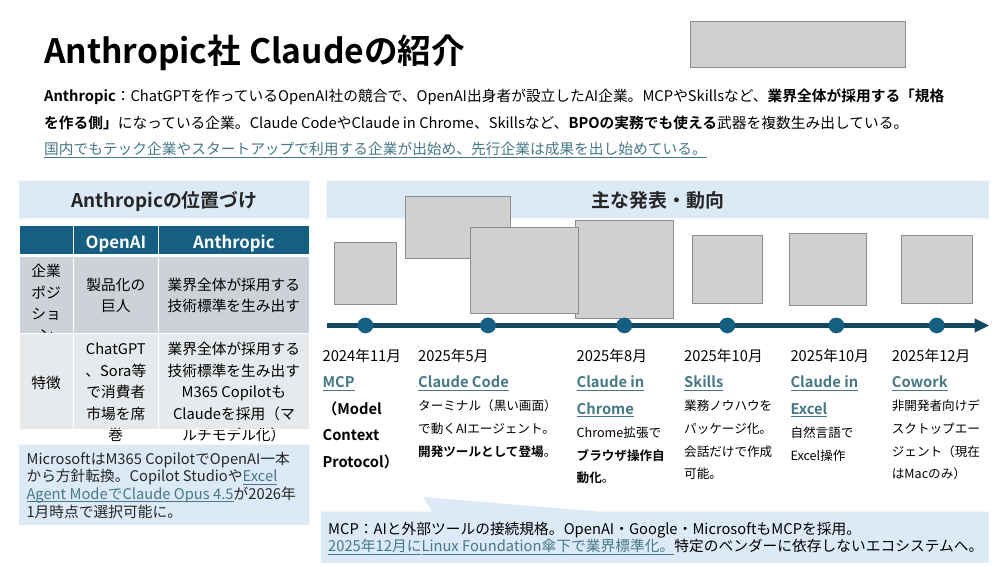
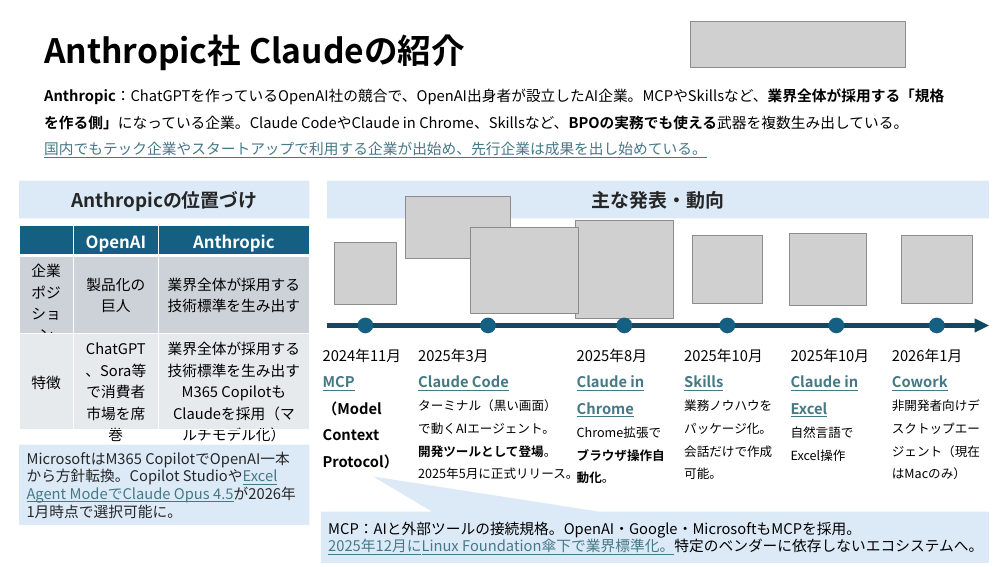
Before and after one commit to haits812/skills, a slide deck: slide 1 of プレゼンテーション1.pptx. Drawn at 1008x567 pixels with LibreOffice and Linux fonts; fonts in the diff are those of the drawing; grey boxes stand for pictures; background and template pictures are left out. Boxes give left, top, right and bottom in pixels: in the first picture for what was removed or moved away, otherwise in the second. Text is boxed around its words. In the diff, an @@ line names an element or a change of style, - is before the commit and + after.

```diff
--- a/プレゼンテーション1.pptx
+++ b/プレゼンテーション1.pptx
@@ text at (418, 348, 488, 362): text changed @@
-2025年5月
+2025年3月
@@ text at (892, 348, 962, 363): text changed @@
-2025年12月
+2026年1月
@@ text at (418, 467, 578, 482): paragraph added @@
+2025年5月に正式リリース。
@@ speech box "MCP：AIと外部ツールの接続規格。OpenAI・Google・MicrosoftもMCPを採用。" at (321, 512, 989, 563): proportions changed @@
```
Also in this commit, not shown: 2 other slides changed.
